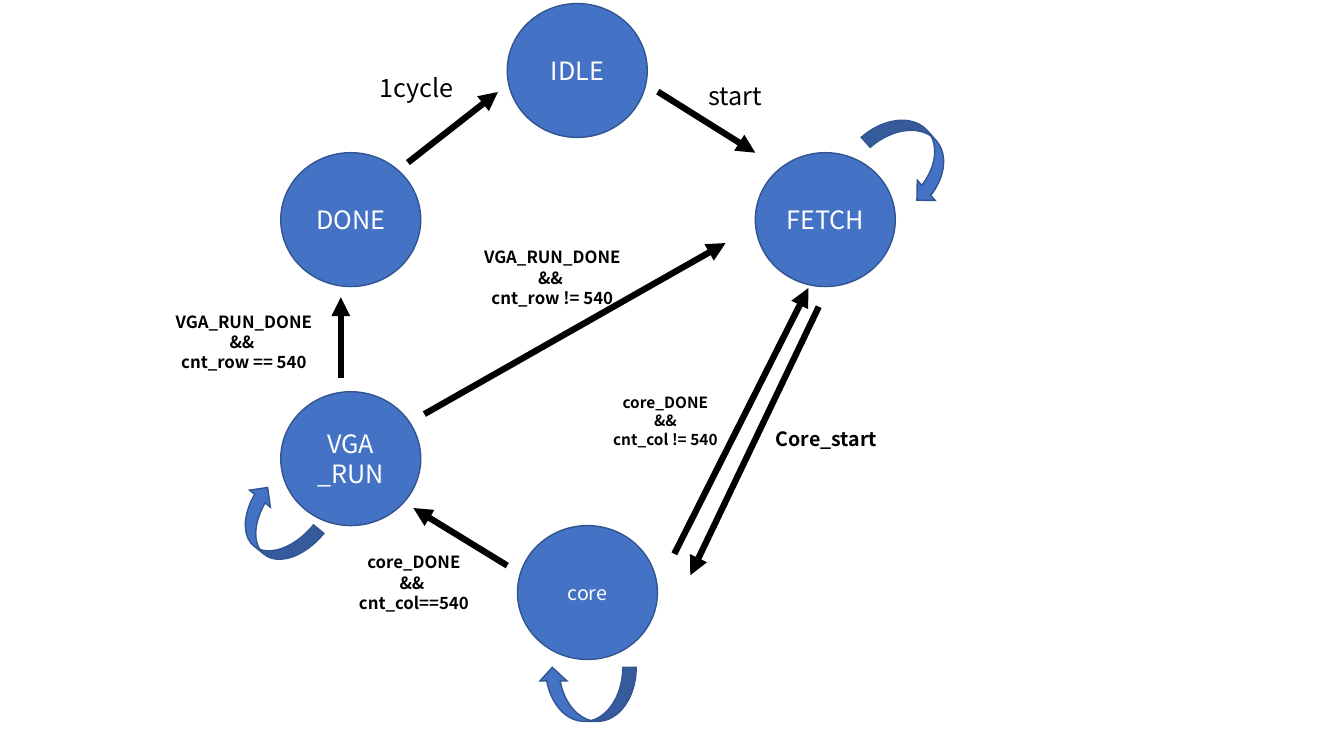
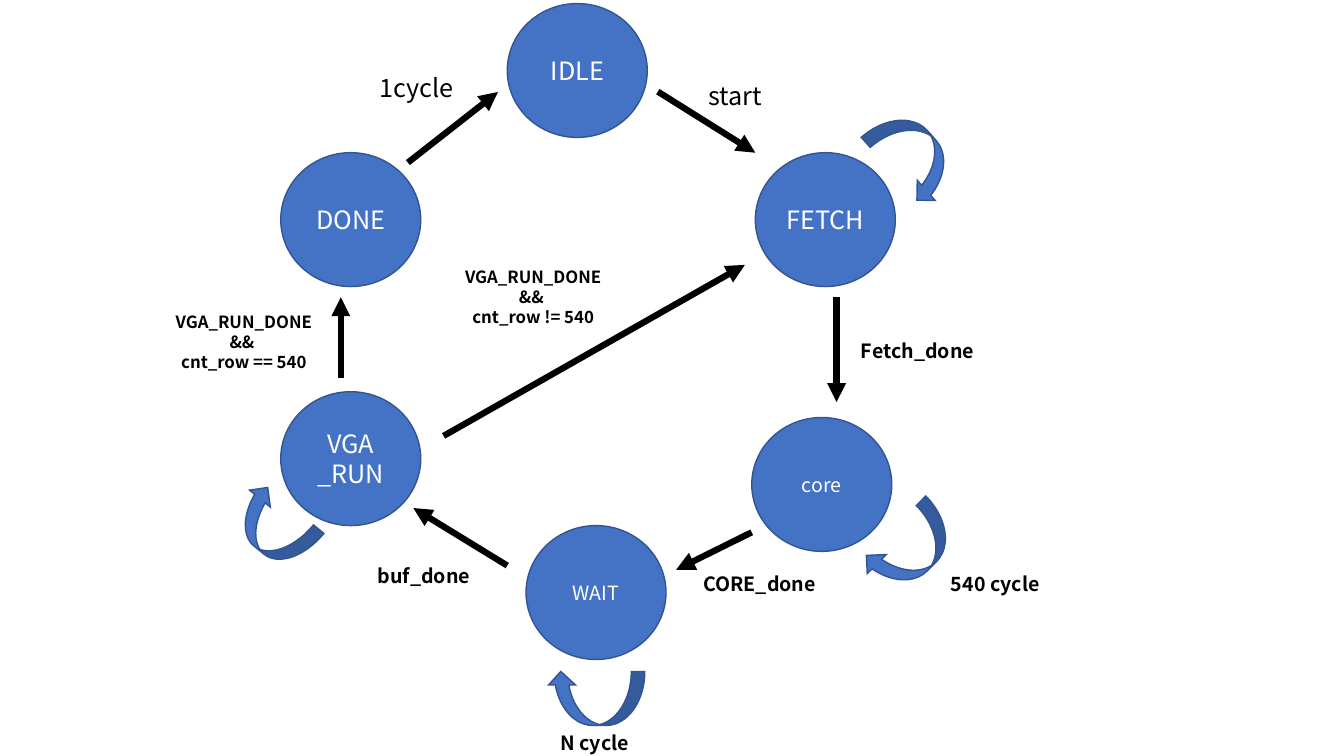
Before and after one commit to YongCastle/ICE2005_42, a slide deck: slide 10 of Plan.pptx (slide 5 before the commit). Drawn at 1344x756 pixels with LibreOffice and Linux fonts; fonts in the diff are those of the drawing. Boxes give left, top, right and bottom in pixels: in the first picture for what was removed or moved away, otherwise in the second. Text is boxed around its words. In the diff, an @@ line names an element or a change of style, - is before the commit and + after.

```diff
--- a/Plan.pptx
+++ b/Plan.pptx
@@ text "VGA_RUN_DONE": place and size @@
-text "VGA_RUN_DONE" at [484, 250, 620, 309]
+text "VGA_RUN_DONE" at [465, 270, 601, 326]
@@ arrow moved from (424, 414) - (726, 243) to (444, 436) - (745, 265) @@
@@ arrow removed from (675, 554) to (809, 288) @@
@@ arrow moved from (819, 307) - (691, 576) to (837, 297) - (837, 402) @@
@@ text at [861, 342, 974, 361]: text changed @@
-Core_start
+Fetch_done
@@ text removed at [613, 396, 717, 448] @@
-core_DONE
-&&
-cnt_col != 540
@@ ellipse "core": place and size @@
-ellipse "core" at [517, 525, 657, 659]
+ellipse "core" at [752, 417, 892, 552]
@@ curved down arrow added at [857, 496, 965, 603], fill #4472C4, outline #325491 1 pt @@
@@ ellipse added at [526, 525, 666, 659], fill #4472C4, outline #325491 1 pt, 14 pt, text #FFFFFF @@
+WAIT
@@ arrow added from (752, 532) to (677, 570), #000000 4.5 pt @@
@@ text removed at [359, 555, 469, 612] @@
-core_DONE
-&&
-cnt_col==540
@@ text added at [378, 567, 471, 586], 14 pt, text #000000, bold @@
+buf_done
@@ text added at [703, 575, 816, 594], 14 pt, text #000000, bold @@
+CORE_done
@@ text added at [951, 575, 1039, 596], 14 pt, text #000000, bold @@
+540 cycle
@@ curved down arrow: place and size @@
-curved down arrow at [538, 667, 636, 722]
+curved down arrow at [547, 671, 645, 726]
@@ text added at [560, 734, 628, 755], 14 pt, text #000000, bold @@
+N cycle
```
Also in this commit, not shown: 1 other slide changed, 1 slide added, 7 other files.
